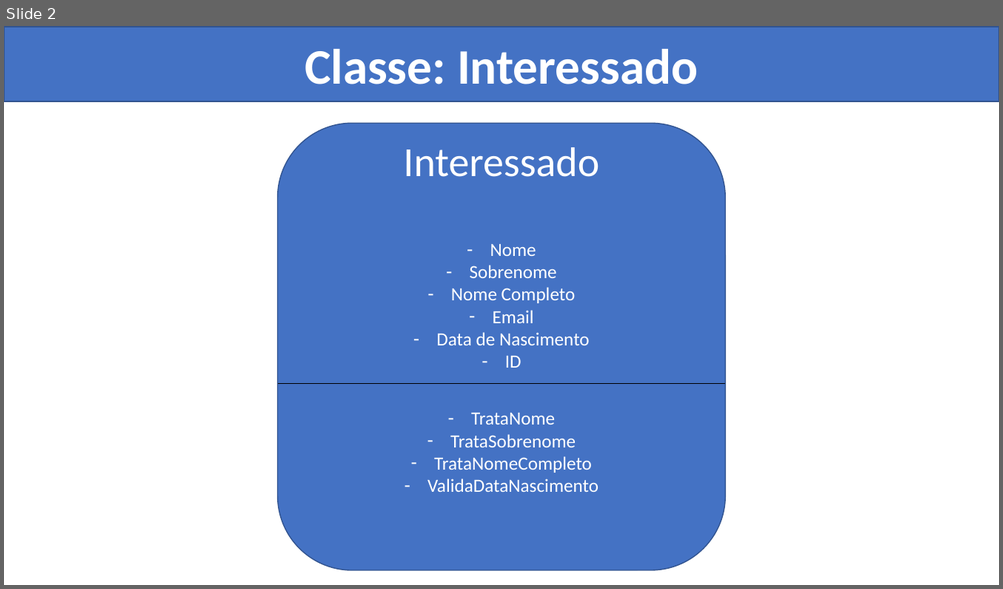
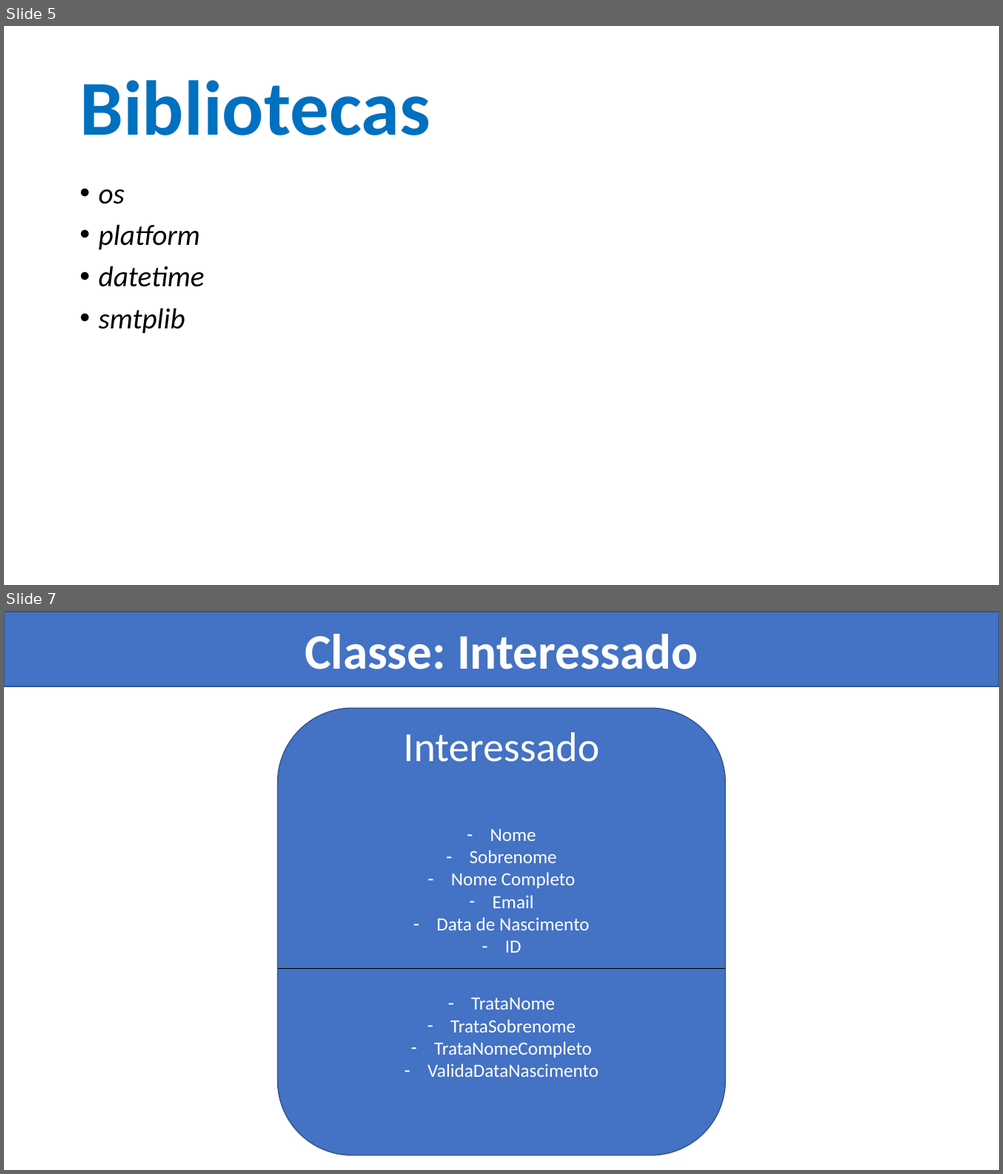
Before and after one commit to brjoaogabriel/disparador_email, a slide deck: project/Disparador de e-mails.pptx. Shown one above the other, each under a label of ours: slide 2 before the commit, slides 5 and 7 after it; the slides between them are not shown. The pictures are 1003x589 and 1003x1174 pixels, drawn with LibreOffice and Linux fonts; fonts in the diff are those of the drawing. Boxes give left, top, right and bottom in pixels: in the first picture for what was removed or moved away, otherwise in the second. Text is boxed around its words. In the diff, an @@ line names an element or a change of style, - is before the commit and + after.

```diff
--- a/project/Disparador de e-mails.pptx
+++ b/project/Disparador de e-mails.pptx
@@ slide 5 added at (4, 26, 999, 585), background #FFFFFF @@
@@ title added at (79, 80, 430, 136), 75 pt, text #0070C0, bold @@
+Bibliotecas
@@ text added at (99, 190, 205, 334), 28 pt, text #000000, italic @@
+• os
+• platform
+• datetime
+• smtplib
@@ what was slide 2 is now slide 7 @@
```
Also in this commit, not shown: 2 slides changed, 4 other slides added.
